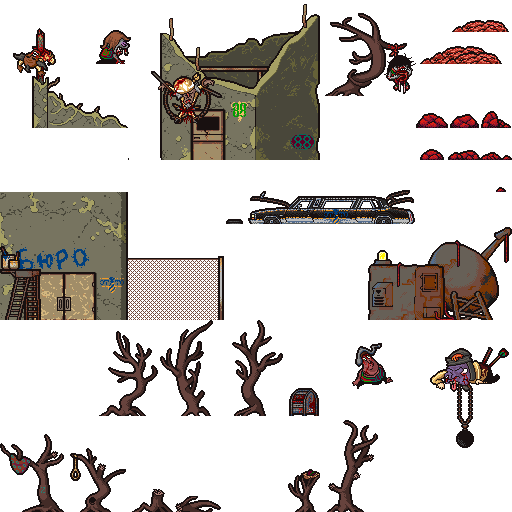
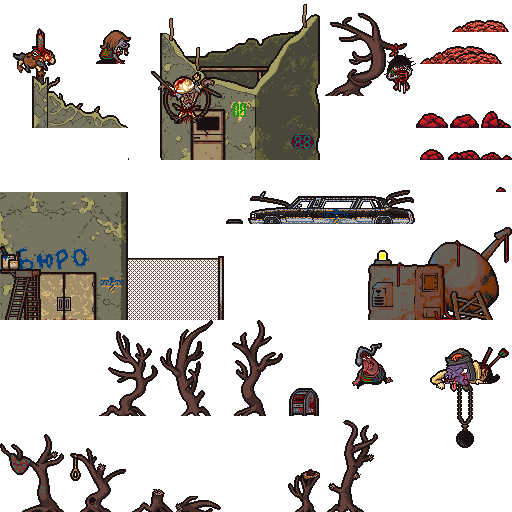
Layers edited between the first and the second 512px x 512px image:
added layer "Layer 5" above "Layer 3" over <box>231,102,250,109</box>
added layer "Layer 4" above "Layer 6" over <box>231,102,250,109</box>
added layer "Layer 6" above "Layer 2" over <box>231,102,248,109</box>
